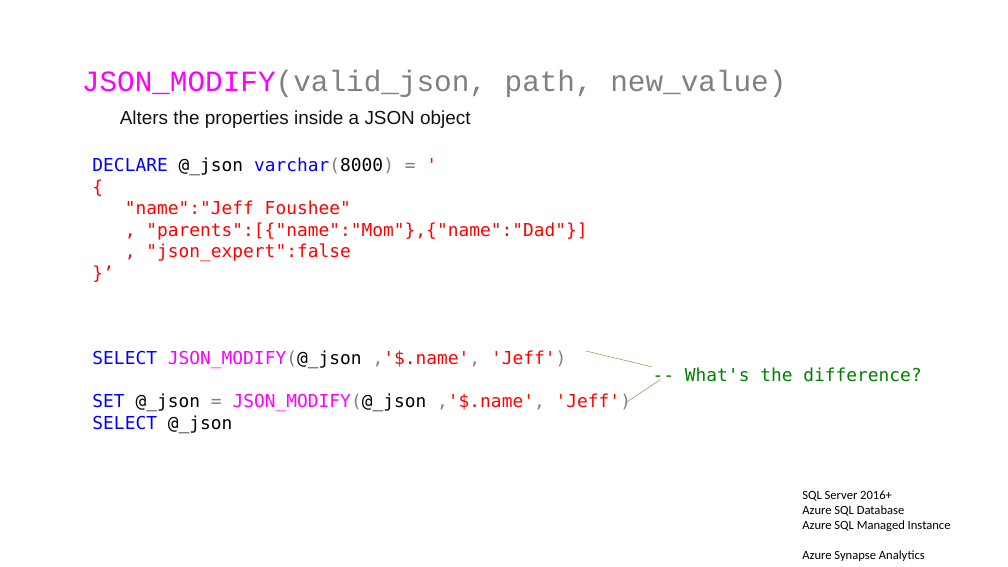
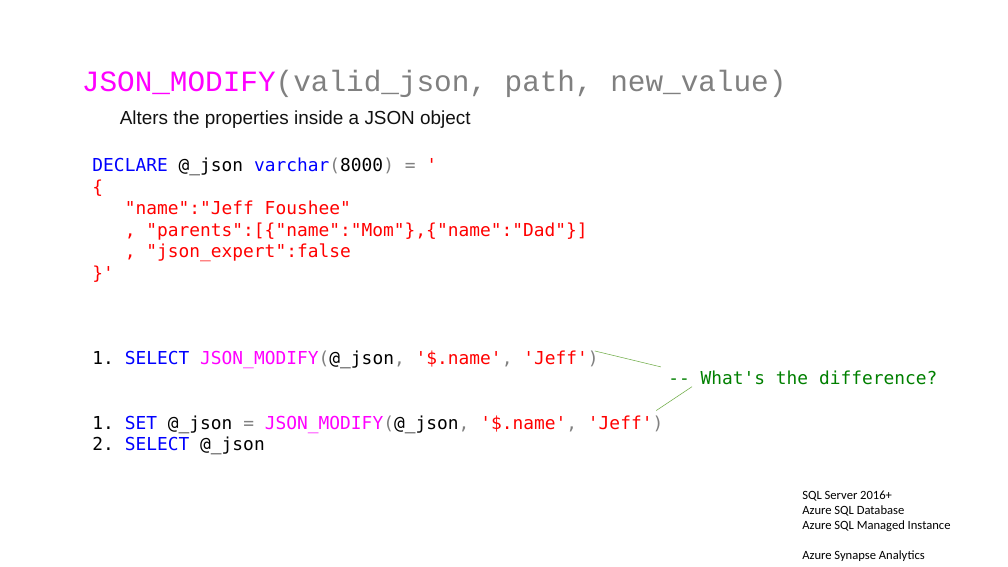
Before and after one commit to jbfoushee/MyPresentations, a slide deck: slide 73 of TSQL_JSON_Operators/TSQL_JSON_Operators.pptx (slide 70 before the commit). Drawn at 1008x567 pixels with LibreOffice and Linux fonts; fonts in the diff are those of the drawing. Boxes give left, top, right and bottom in pixels: in the first picture for what was removed or moved away, otherwise in the second. Text is boxed around its words. In the diff, an @@ line names an element or a change of style, - is before the commit and + after.

```diff
--- a/TSQL_JSON_Operators/TSQL_JSON_Operators.pptx
+++ b/TSQL_JSON_Operators/TSQL_JSON_Operators.pptx
@@ text at (92,350,663,455): text changed @@
-}’
-SELECT JSON_MODIFY(@_json ,'$.name', 'Jeff')
-SET @_json = JSON_MODIFY(@_json ,'$.name', 'Jeff')
-SELECT @_json
+}'
+1. SELECT JSON_MODIFY(@_json, '$.name', 'Jeff')
+1. SET @_json = JSON_MODIFY(@_json, '$.name', 'Jeff')
+2. SELECT @_json
@@ line moved from (652, 367) - (586, 351) to (661, 367) - (595, 351) @@
@@ line moved from (661, 380) - (625, 404) to (692, 386) - (656, 411) @@
@@ text "-- What's the difference?": place and size @@
-text "-- What's the difference?" at (685,367,921,382)
+text "-- What's the difference?" at (701,370,937,385)
```
Also in this commit, not shown: 2 other slides changed, 3 slides added, 5 other files.
